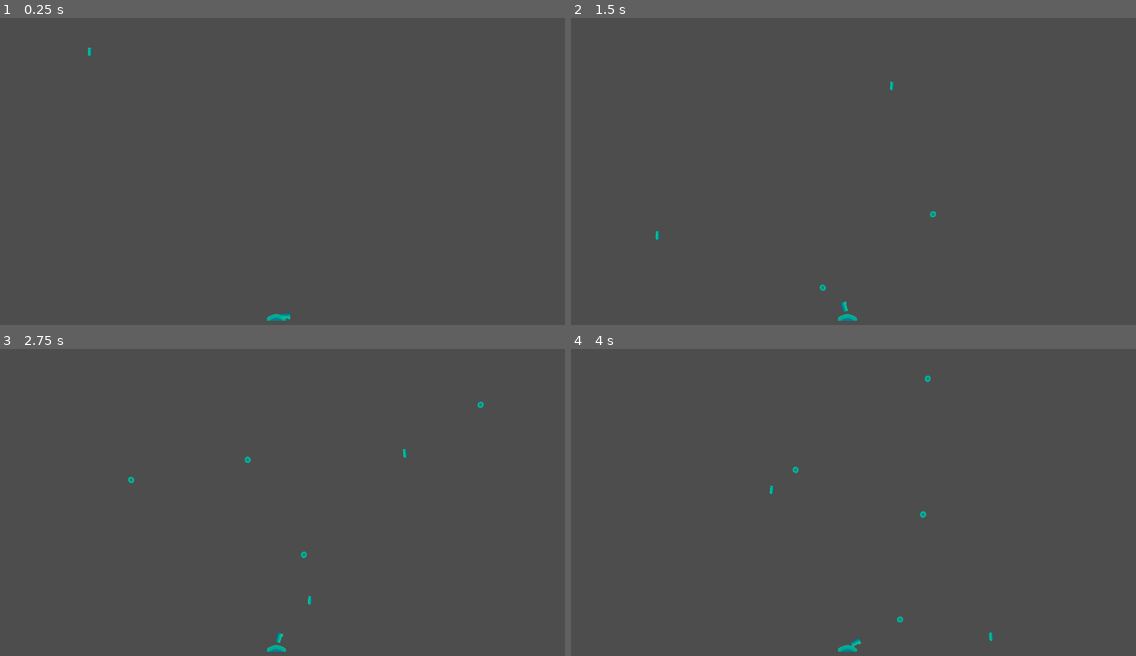
Above: before the commit, frames 1-4 (two rows, left to right).
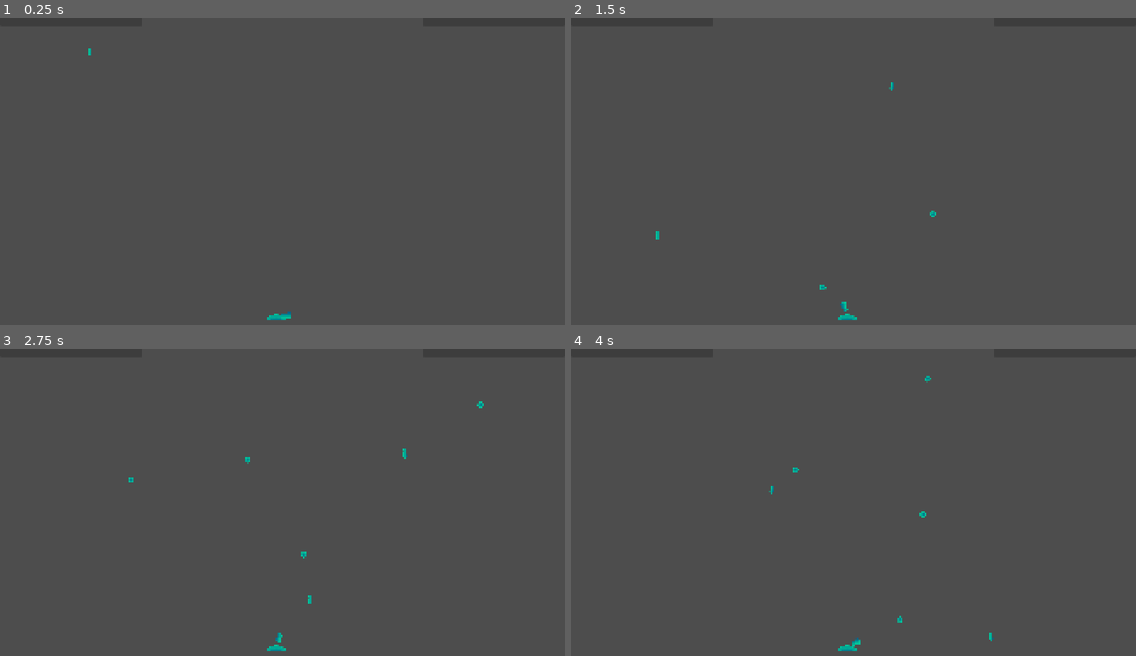
Above: after the commit, the same moments.

Repository: SpyderXN/ProjDef
Game: Godot game, scene res://Main/main.tscn
Two runs of this game, one before a commit and one after it. Both use one fixed random seed, a clock stepped at 60 frames per second and the inputs below.
Inputs (mouse positions are in pixels of both pictures, inside the frame that each line leads up to):
- Up to frame 1 (0.25 s): no input
- Up to frame 2 (1.5 s): tap Enter at 0.5 s; move the mouse to (977, 162) at 0.52 s; click (977, 162) at 0.67 s; drag from (740, 192) to (893, 48) at 1.27 s
- Up to frame 3 (2.75 s): move the mouse to (339, 438) at 2.02 s; click (339, 438) at 2.17 s
- Up to frame 4 (4 s): drag from (825, 570) to (1051, 404) at 2.77 s; move the mouse to (1023, 554) at 3.52 s; click (1023, 554) at 3.67 s

The runs differ from the first frame. In frame 1, less than 0.1% of the frame differs, in the area x 15-52%, y 9-99%; in frame 2, less than 0.1%; in frame 3, less than 0.1%, in the area x 22-86%, y 17-99%; in frame 4, less than 0.1%.

Commit message:
Add bullet/missile collision, UI, and layers
Enable collisions between bullets and missiles and add a simple UI. Bullet and Missile scenes now include CollisionShape2D, groups ("Bullet"/"Missile"), and area_entered connections; their scripts handle area_entered to print a debug message and queue_free() on collision. Main now instances a new UI scene (UI/ui.tscn) which provides EnergyBar and CityDamageBar progress bars. project.godot updated: stretch mode set to canvas_items, global groups added, and 2D physics layer names defined for Bullet, Missile, and City.

Diff:
--- a/Bullet/bullet.gd
+++ b/Bullet/bullet.gd
@@ -8,3 +8,9 @@
 
 func _on_bullet_exited() -> void:
 	queue_free()
+
+
+func _on_area_entered(area: Area2D) -> void:
+	if area.is_in_group("Missile"):
+		print("Missile")
+		queue_free()
--- a/Bullet/bullet.tscn
+++ b/Bullet/bullet.tscn
@@ -3,7 +3,11 @@
 [ext_resource type="Texture2D" uid="uid://dx7kbe56pxl0o" path="res://Assets/Everything/Bullet.png" id="1_2dao8"]
 [ext_resource type="Script" uid="uid://d1bjv7t1y2fsc" path="res://Bullet/bullet.gd" id="1_4qwpv"]
 
-[node name="Bullet" type="Area2D" unique_id=555615519]
+[sub_resource type="CircleShape2D" id="CircleShape2D_4qwpv"]
+radius = 11.0
+
+[node name="Bullet" type="Area2D" unique_id=555615519 groups=["Bullet"]]
+collision_mask = 2
 script = ExtResource("1_4qwpv")
 
 [node name="Sprite2D" type="Sprite2D" parent="." unique_id=265581241]
@@ -12,4 +16,8 @@
 [node name="VisibleOnScreenNotifier2D" type="VisibleOnScreenNotifier2D" parent="." unique_id=64879221]
 rect = Rect2(-11, -10, 22, 20)
 
+[node name="CollisionShape2D" type="CollisionShape2D" parent="." unique_id=468768954]
+shape = SubResource("CircleShape2D_4qwpv")
+
+[connection signal="area_entered" from="." to="." method="_on_area_entered"]
 [connection signal="screen_exited" from="VisibleOnScreenNotifier2D" to="." method="_on_bullet_exited"]
--- a/Main/main.tscn
+++ b/Main/main.tscn
@@ -3,6 +3,7 @@
 [ext_resource type="PackedScene" uid="uid://b7bmiyjj8tqy1" path="res://Turret/turret.tscn" id="1_yh5la"]
 [ext_resource type="PackedScene" uid="uid://blul3p3mdif7n" path="res://MissileSpawner/missile_spawner.tscn" id="2_2w1kt"]
 [ext_resource type="PackedScene" uid="uid://bu5iwc088fej3" path="res://Missile/missile.tscn" id="3_qvhan"]
+[ext_resource type="PackedScene" uid="uid://dl7gcj6yghk7r" path="res://UI/ui.tscn" id="4_eunhr"]
 
 [node name="Main" type="Node2D" unique_id=1717431131]
 
@@ -15,3 +16,5 @@
 low_range = 100.0
 high_angle = 8.0
 low_angle = -15.0
+
+[node name="UI" parent="." unique_id=1315164004 instance=ExtResource("4_eunhr")]
--- a/Missile/missile.gd
+++ b/Missile/missile.gd
@@ -4,3 +4,9 @@
 
 func _process(delta: float) -> void:
 	position += transform.y * speed * delta
+
+
+func _on_area_entered(area: Area2D) -> void:
+	if area.is_in_group("Bullet"):
+		print("Bullet")
+		queue_free()
--- a/Missile/missile.tscn
+++ b/Missile/missile.tscn
@@ -3,9 +3,20 @@
 [ext_resource type="Texture2D" uid="uid://bosewklq6gxax" path="res://Assets/Everything/Missile.png" id="1_7j8p5"]
 [ext_resource type="Script" uid="uid://b53ygmd87o2af" path="res://Missile/missile.gd" id="1_iggwb"]
 
-[node name="Missile" type="Area2D" unique_id=1611107559]
+[sub_resource type="CapsuleShape2D" id="CapsuleShape2D_iggwb"]
+radius = 7.0
+height = 26.0
+
+[node name="Missile" type="Area2D" unique_id=1611107559 groups=["Missile"]]
+collision_layer = 2
+collision_mask = 5
 script = ExtResource("1_iggwb")
 
 [node name="Sprite2D" type="Sprite2D" parent="." unique_id=493308649]
 rotation = 3.1415927
 texture = ExtResource("1_7j8p5")
+
+[node name="CollisionShape2D" type="CollisionShape2D" parent="." unique_id=1919197664]
+shape = SubResource("CapsuleShape2D_iggwb")
+
+[connection signal="area_entered" from="." to="." method="_on_area_entered"]
--- /dev/null
+++ b/UI/ui.tscn
@@ -0,0 +1,19 @@
+[gd_scene format=3 uid="uid://dl7gcj6yghk7r"]
+
+[node name="UI" type="CanvasLayer" unique_id=1315164004]
+
+[node name="EnergyBar" type="ProgressBar" parent="." unique_id=1490500889]
+offset_right = 484.0
+offset_bottom = 27.0
+rounded = true
+show_percentage = false
+
+[node name="CityDamageBar" type="ProgressBar" parent="." unique_id=1391722862]
+anchors_preset = 1
+anchor_left = 1.0
+anchor_right = 1.0
+offset_left = -484.0
+offset_bottom = 27.0
+grow_horizontal = 0
+rounded = true
+show_percentage = false
--- a/project.godot
+++ b/project.godot
@@ -19,13 +19,24 @@
 
 window/size/viewport_width=1920
 window/size/viewport_height=1080
-window/stretch/mode="viewport"
+window/stretch/mode="canvas_items"
 window/stretch/aspect="expand"
+
+[global_group]
+
+Bullet=""
+Missile=""
 
 [input_devices]
 
 pointing/emulate_touch_from_mouse=true
 pointing/emulate_mouse_from_touch=false
+
+[layer_names]
+
+2d_physics/layer_1="Bullet"
+2d_physics/layer_2="Missile"
+2d_physics/layer_3="City"
 
 [physics]
 
